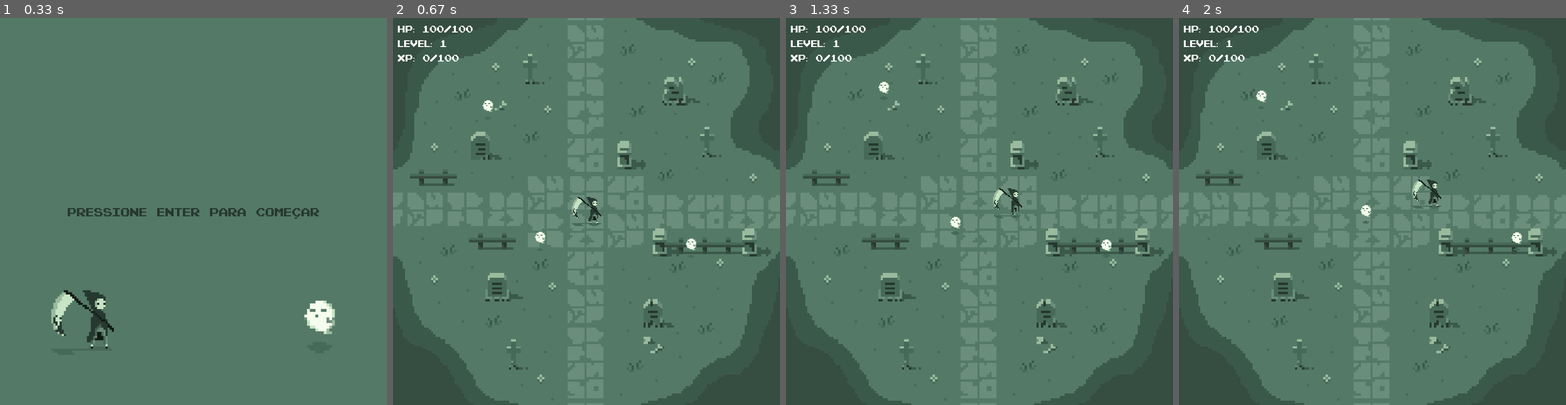
Above: before the commit, frames 1-4 (left to right).
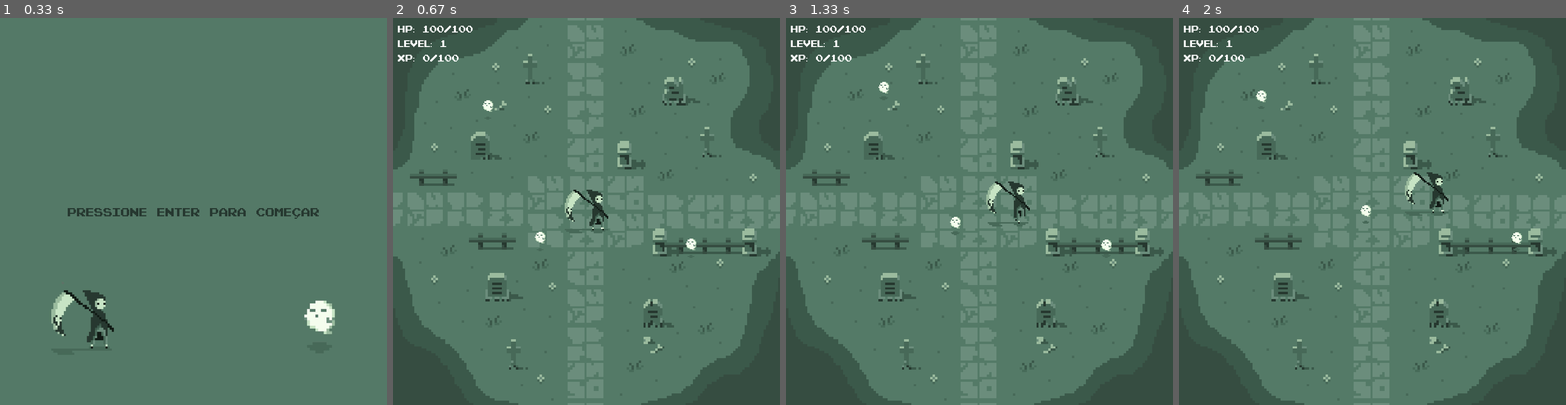
Above: after the commit, the same moments.

Repository: daskyni/jogo-pygame
Game: pygame game, started from main.py
Two runs of this game, one before a commit and one after it. Both use one fixed random seed, a clock stepped at 60 frames per second and the inputs below.
Inputs:
- Up to frame 1 (0.33 s): no input
- Up to frame 2 (0.67 s): tap Enter at 0.33 s
- Up to frame 3 (1.33 s): hold Right 0.67-1.13 s; hold Up from 1.17 s (still down)
- Up to frame 4 (2 s): release Up at 1.47 s; hold Right 1.5-1.97 s

Frame 1 is identical in both runs. In frame 2, 0.6% of the frame differs, in the area x 44-56%, y 44-56%; in frame 3, 0.6%; in frame 4, 0.6%.

Commit message:
aumenta tamanho do player e remove .vscode

Diff:
--- a/player.py
+++ b/player.py
@@ -19,7 +19,7 @@
         self.last_sprite_number = 7
 
         # fator de escala para a sprite do personagem
-        self.scale_factor = 2
+        self.scale_factor = 3
 
         # carrega os frames da animacao de andar
         self.walk_frames = []
